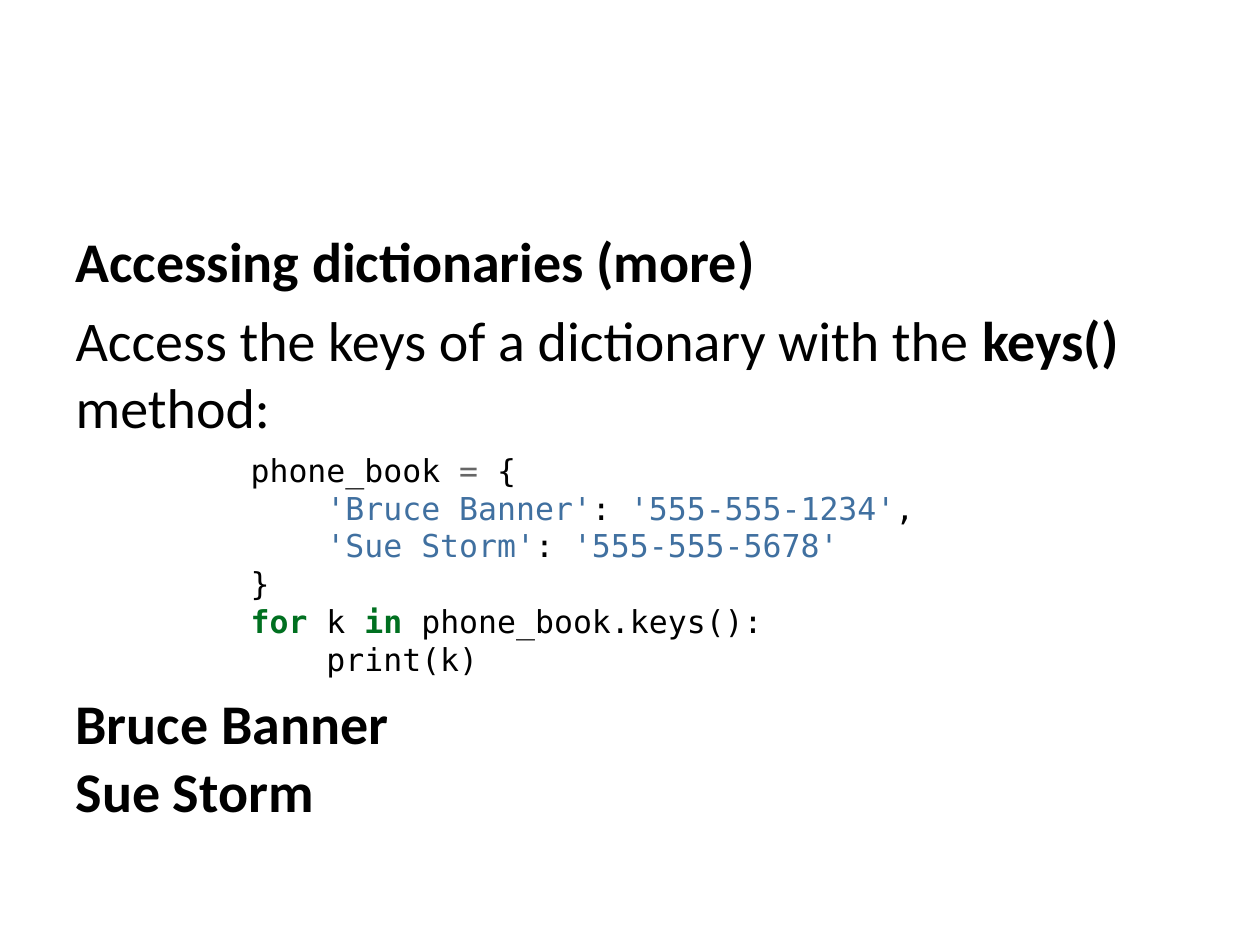
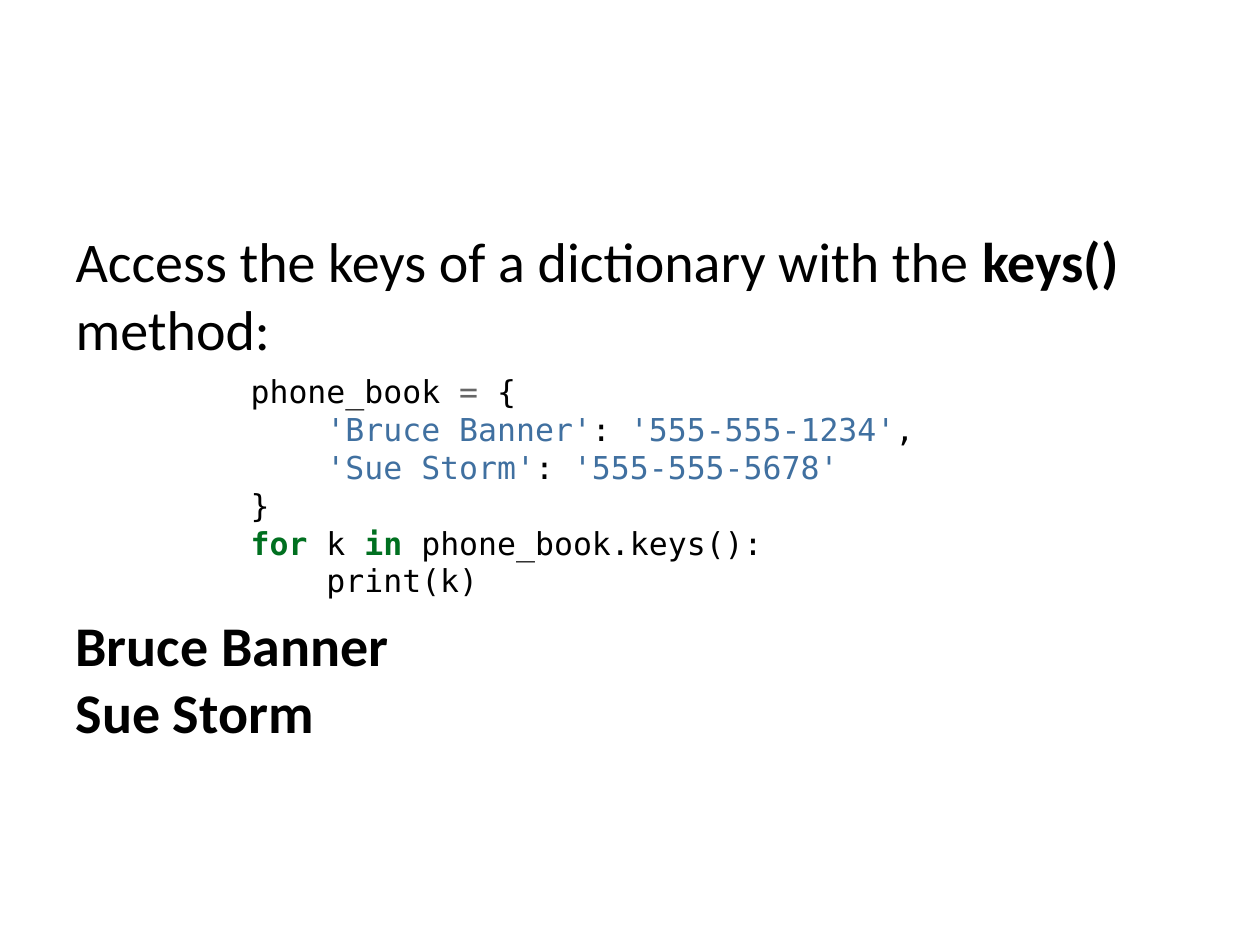
Before and after one commit to edsu/inst326, a slide deck: slide 25 of modules/module03/slides.pptx. Drawn at 1260x945 pixels with LibreOffice and Linux fonts; fonts in the diff are those of the drawing. Boxes give left, top, right and bottom in pixels: in the first picture for what was removed or moved away, otherwise in the second. Text is boxed around its words. In the diff, an @@ line names an element or a change of style, - is before the commit and + after.

```diff
--- a/modules/module03/slides.pptx
+++ b/modules/module03/slides.pptx
@@ text at (76, 240, 755, 292): paragraph removed @@
-Accessing dictionaries (more)
```
Also in this commit, not shown: 1 slide added, 7 other files.
